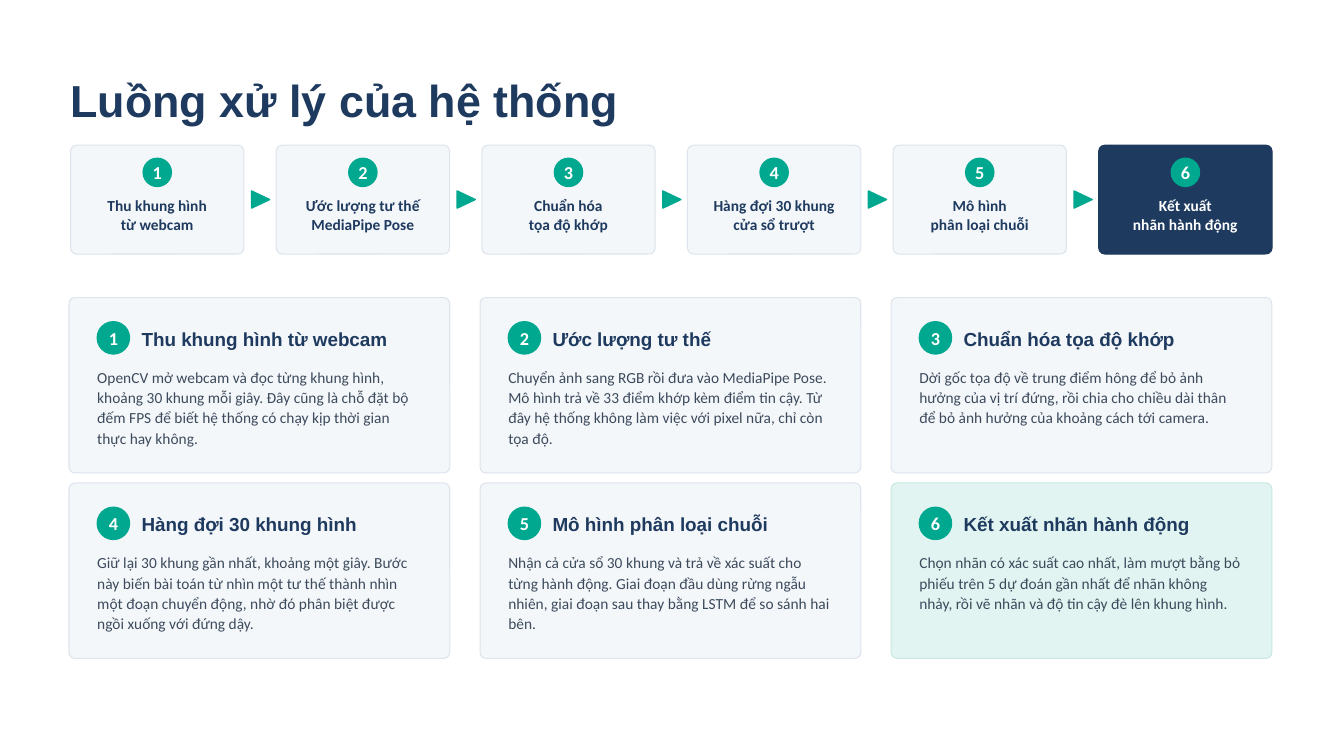
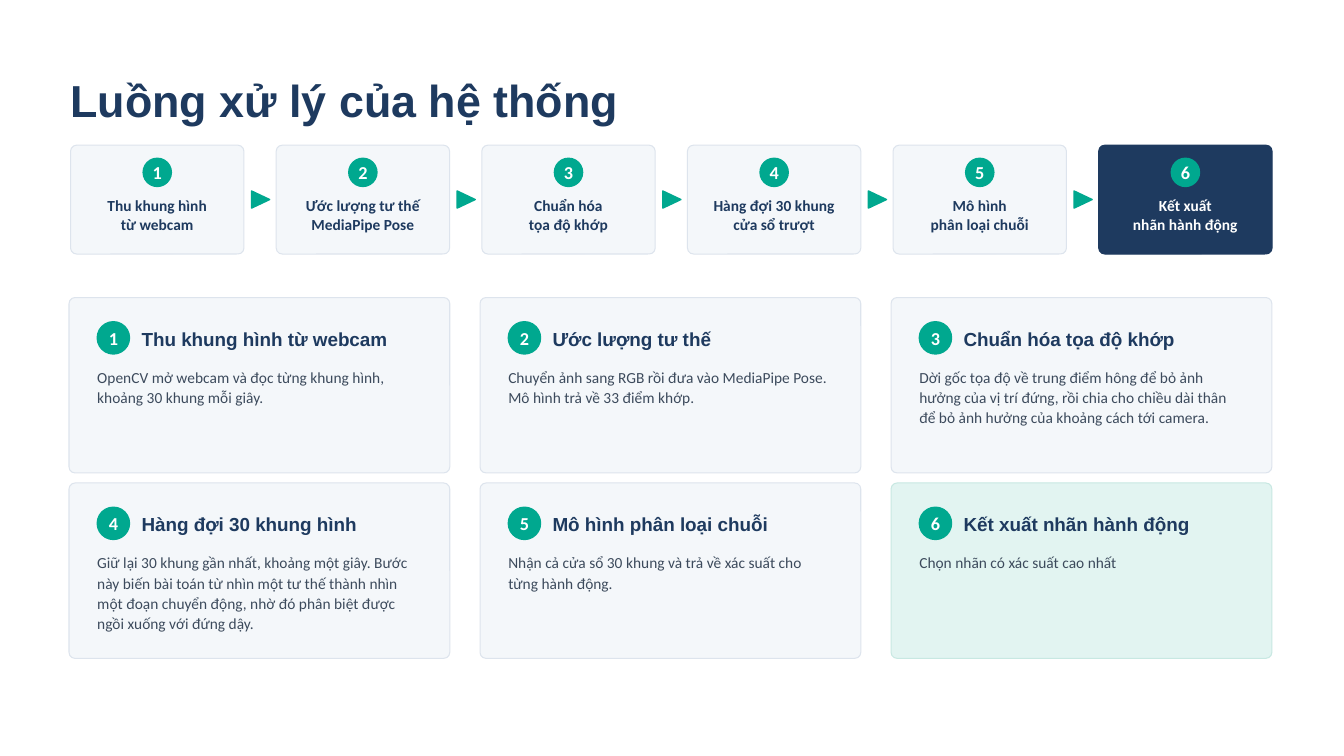
Before and after one commit to tienlamict/cv-action-recognition, a slide deck: slide 3 of slides/bao-cao-buoi-1-nhan-dang-hanh-dong.pptx. Drawn at 1344x756 pixels with LibreOffice and Linux fonts; fonts in the diff are those of the drawing. Boxes give left, top, right and bottom in pixels: in the first picture for what was removed or moved away, otherwise in the second. Text is boxed around its words. In the diff, an @@ line names an element or a change of style, - is before the commit and + after.

```diff
--- a/slides/bao-cao-buoi-1-nhan-dang-hanh-dong.pptx
+++ b/slides/bao-cao-buoi-1-nhan-dang-hanh-dong.pptx
@@ text at bbox=[97, 372, 384, 406]: text changed @@
-OpenCV mở webcam và đọc từng khung hình, khoảng 30 khung mỗi giây. Đây cũng là chỗ đặt bộ đếm FPS để biết hệ thống có chạy kịp thời gian thực hay không.
+OpenCV mở webcam và đọc từng khung hình, khoảng 30 khung mỗi giây.
@@ text at bbox=[508, 371, 826, 406]: text changed @@
-Chuyển ảnh sang RGB rồi đưa vào MediaPipe Pose. Mô hình trả về 33 điểm khớp kèm điểm tin cậy. Từ đây hệ thống không làm việc với pixel nữa, chỉ còn tọa độ.
+Chuyển ảnh sang RGB rồi đưa vào MediaPipe Pose. Mô hình trả về 33 điểm khớp.
@@ text at bbox=[508, 556, 802, 592]: text changed @@
-Nhận cả cửa sổ 30 khung và trả về xác suất cho từng hành động. Giai đoạn đầu dùng rừng ngẫu nhiên, giai đoạn sau thay bằng LSTM để so sánh hai bên.
+Nhận cả cửa sổ 30 khung và trả về xác suất cho từng hành động.
@@ text at bbox=[919, 556, 1117, 571]: text changed @@
-Chọn nhãn có xác suất cao nhất, làm mượt bằng bỏ phiếu trên 5 dự đoán gần nhất để nhãn không nhảy, rồi vẽ nhãn và độ tin cậy đè lên khung hình.
+Chọn nhãn có xác suất cao nhất
```
Also in this commit, not shown: 4 other slides changed, 1 other file.
